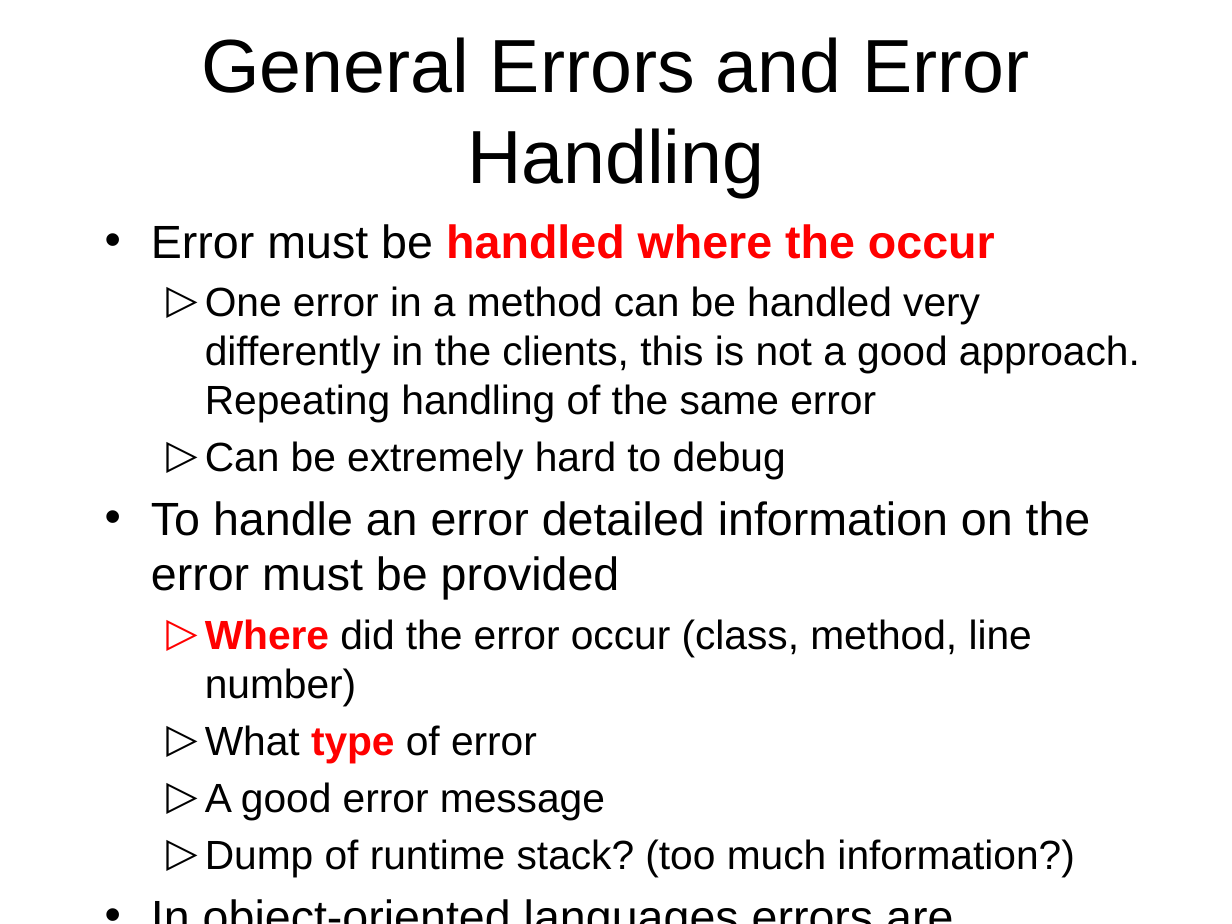
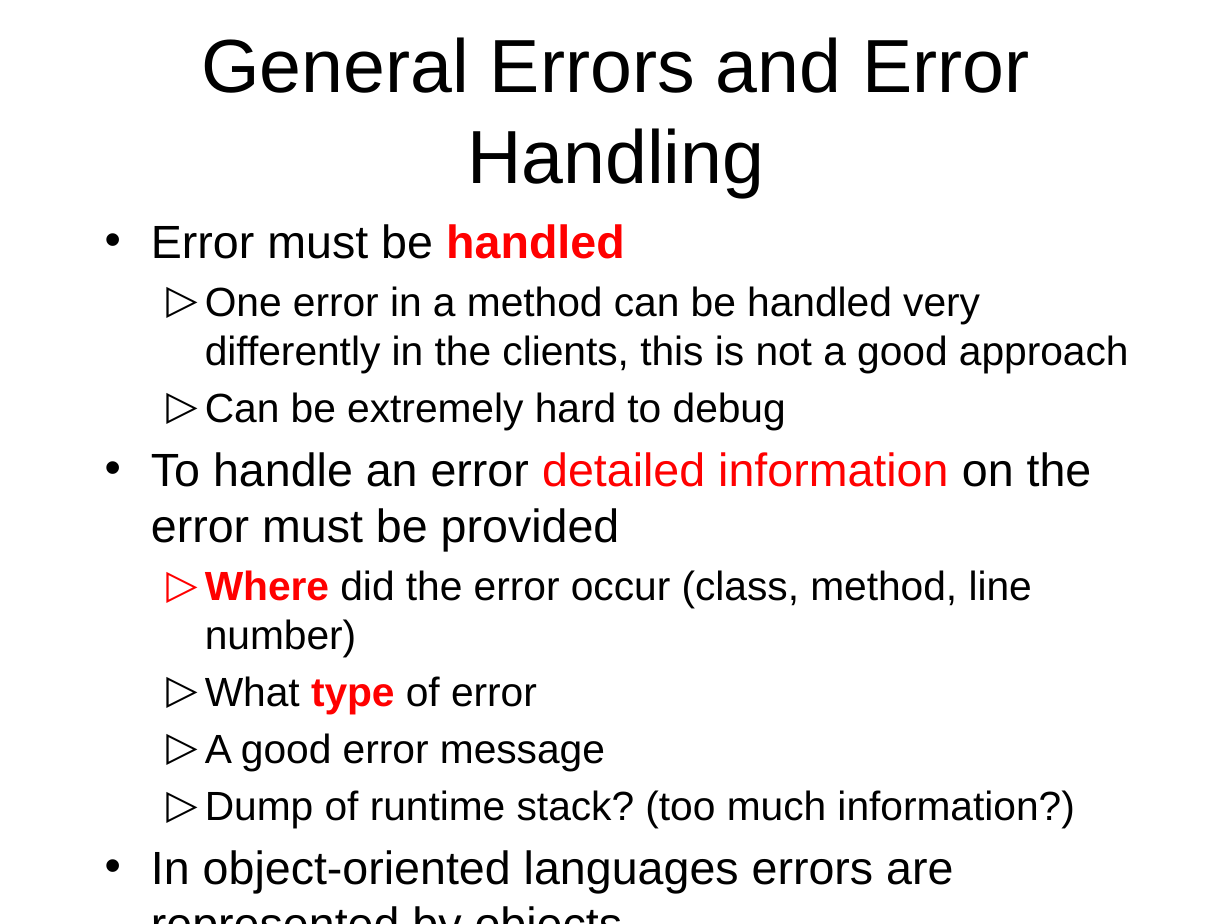
Before and after one commit to octaviordz/zjnu2017.github.io, a slide deck: slide 10 of OOP/lectures/060--Internal.Classes.and.Exceptions.pptx. Drawn at 1232x924 pixels with LibreOffice and Linux fonts; fonts in the diff are those of the drawing. Boxes give left, top, right and bottom in pixels: in the first picture for what was removed or moved away, otherwise in the second. Text is boxed around its words. In the diff, an @@ line names an element or a change of style, - is before the commit and + after.

```diff
--- a/OOP/lectures/060--Internal.Classes.and.Exceptions.pptx
+++ b/OOP/lectures/060--Internal.Classes.and.Exceptions.pptx
@@ text at [151, 224, 1129, 372]: text changed @@
-• Error must be handled where the occur
-  ▷ One error in a method can be handled very differently in the clients, this is not a good approach. Repeating handling of the same error
+• Error must be handled
+  ▷ One error in a method can be handled very differently in the clients, this is not a good approach
@@ text at [151, 452, 1092, 551]: text colour #000000 to #FF0000 in "detailed information" @@
```
Also in this commit, not shown: 15 other slides changed, 1 other file.
